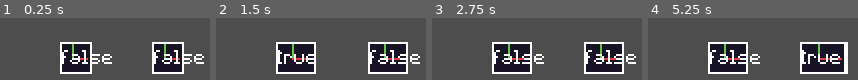
Above: before the commit, frames 1-4 (left to right).
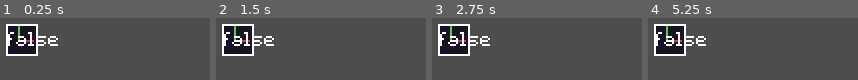
Above: after the commit, the same moments.

Repository: ARKANYOTA/globs
Game: Godot game, scene res://scenes/main.tscn
The game is run twice, just before and just after one commit, with the same random seed, the same clock (stepped at 60 frames per second) and the same inputs.
Inputs (mouse positions are in pixels of both pictures, inside the frame that each line leads up to):
- Up to frame 1 (0.25 s): no input
- Up to frame 2 (1.5 s): tap Enter (ui_accept) at 0.5, 0.77, 1.25 s; move the mouse to (384, 58) at 0.52 s; press the mouse at (384, 58) at 0.53 s; hold Right (ui_right) from 0.53 s (still down); move the mouse to (291, 58) at 1.27 s; release the mouse at (291, 58) at 1.28 s; click (291, 58) at 1.35 s
- Up to frame 3 (2.75 s): tap Enter (ui_accept) at 1.52, 2 s; move the mouse to (outside the picture) at 2.02 s; release Right (ui_right) at 2.03 s; press the mouse at (outside the picture) at 2.03 s; hold Left (ui_left) from 2.03 s (still down)
- Up to frame 4 (5.25 s): tap Enter (ui_accept) at 2.75, 3.02, 3.5, 3.77, 4.25, 4.52 s; move the mouse to (outside the picture) at 2.77 s; release Left (ui_left) at 2.78 s; release the mouse at (outside the picture) at 2.78 s; hold Right (ui_right) 2.78-4.28 s; click (outside the picture) at 2.85 s; move the mouse to (outside the picture) at 3.52 s; press the mouse at (outside the picture) at 3.53 s; move the mouse to (outside the picture) at 4.27 s; release the mouse at (outside the picture) at 4.28 s; hold Left (ui_left) 4.28-5.03 s; click (outside the picture) at 4.35 s; move the mouse to (837, 71) at 5.02 s; press the mouse at (837, 71) at 5.03 s; hold Right (ui_right) from 5.03 s (still down)

The runs differ from the first frame. In frame 1, 26% of the frame differs, in the area x 2-98%, y 9-91%; in frame 2, 29%; in frame 3, 29%; in frame 4, 31%, in the area x 2-96%, y 9-91%.

Commit message:
Click areas & expand function

Diff:
--- a/scenes/block.tscn
+++ b/scenes/block.tscn
@@ -1,28 +1,24 @@
-[gd_scene load_steps=4 format=3 uid="uid://dlw263gusv16s"]
+[gd_scene load_steps=7 format=3 uid="uid://bxmyi1g5jjvs3"]
 
 [ext_resource type="Script" path="res://scripts/block.gd" id="1_eflyf"]
 [ext_resource type="Texture2D" uid="uid://61djxphiwq5h" path="res://assets/images/debug_black.png" id="2_tvf5u"]
 [ext_resource type="PackedScene" uid="uid://catrwka02j1g0" path="res://scenes/click_area.tscn" id="3_h0fp2"]
 [ext_resource type="FontFile" uid="uid://djmgql28si3cf" path="res://assets/fonts/EXEPixelPerfect.ttf" id="3_txxm5"]
 
-[sub_resource type="RectangleShape2D" id="RectangleShape2D_ivd6l"]
+[sub_resource type="RectangleShape2D" id="RectangleShape2D_m1gvo"]
 size = Vector2(16, 16)
 
 [sub_resource type="LabelSettings" id="LabelSettings_arg2h"]
 font = ExtResource("3_txxm5")
 
 [node name="Block" type="CharacterBody2D"]
+collision_mask = 0
 script = ExtResource("1_eflyf")
-is_gravity_enabled = false
-rotatable = null
-up_extendable = null
-up_extend_range = null
-down_extendable = null
-down_extend_range = null
-left_extendable = null
-left_extend_range = null
-right_extendable = null
-right_extend_range = null
+is_gravity_enabled = null
+up_extendable = true
+down_extendable = true
+left_extendable = true
+right_extendable = true
 
 [node name="Sprite" type="Sprite2D" parent="."]
 position = Vector2(8, 8)
@@ -30,13 +26,19 @@
 
 [node name="CollisionShape" type="CollisionShape2D" parent="."]
 position = Vector2(8, 8)
-shape = SubResource("RectangleShape2D_ivd6l")
+shape = SubResource("RectangleShape2D_m1gvo")
 
 [node name="ClickArea" parent="." instance=ExtResource("3_h0fp2")]
 position = Vector2(8, 8)
+debug_color = Color(0.856684, 0.239735, 0.503651, 0.380392)
+
+[node name="ScaleHandle" parent="." instance=ExtResource("3_h0fp2")]
+size = Vector2i(4, 4)
+debug_color = Color(0.717612, 0.616959, 0, 0.521569)
 
 [node name="Label" type="Label" parent="."]
 offset_right = 40.0
 offset_bottom = 23.0
-text = "<Object#null>"
 label_settings = SubResource("LabelSettings_arg2h")
+
+[connection signal="clicked" from="ClickArea" to="." method="_on_click_area_clicked"]
--- a/scenes/click_area.tscn
+++ b/scenes/click_area.tscn
@@ -3,10 +3,11 @@
 [ext_resource type="Script" path="res://scripts/click_area.gd" id="1_lsa4i"]
 
 [sub_resource type="RectangleShape2D" id="RectangleShape2D_id8ij"]
-size = Vector2(16, 16)
+size = Vector2(4, 4)
 
 [node name="ClickArea" type="Area2D"]
 script = ExtResource("1_lsa4i")
+debug_color = Color(0, 0, 0, 1)
 
 [node name="ClickAreaCollisionShape" type="CollisionShape2D" parent="."]
 shape = SubResource("RectangleShape2D_id8ij")
--- a/scenes/main.tscn
+++ b/scenes/main.tscn
@@ -38,11 +38,8 @@
 [node name="CollisionShape2D" type="CollisionShape2D" parent="Game/CharacterBody2D"]
 shape = SubResource("RectangleShape2D_dfcbv")
 
-[node name="Block2" parent="Game" instance=ExtResource("2_0ikgm")]
-position = Vector2(158, 75)
-
-[node name="Block" parent="Game" instance=ExtResource("2_0ikgm")]
-position = Vector2(112, 75)
+[node name="Block" parent="Game" instance=ExtResource("3_7hhsf")]
+position = Vector2(85, 66)
 
 [node name="MenuManager" type="CanvasLayer" parent="."]
 process_mode = 3
--- a/scripts/block.gd
+++ b/scripts/block.gd
@@ -7,27 +7,10 @@
 }
 
 @export var is_gravity_enabled = true
-
 @export var dimensions: Vector2i = Vector2i(16, 16):
 	set(value):
 		dimensions = value
-		var collision_shape = $CollisionShape
-		var click_area = $ClickArea
-		var click_area_collision_shape = $ClickArea/ClickAreaCollisionShape
-		var shape = collision_shape.shape
-		if shape is not RectangleShape2D:
-			print("$CollisionShape.shape is not a RectangleShape2D")
-			return
-
-		# Update size
-		shape.size = value
-		click_area_collision_shape.shape = shape
-
-		# Update position
-		var child_pos: Vector2 = Vector2(dimensions)/2
-		collision_shape.position = child_pos
-		click_area.position = child_pos
-		update_sprite_size(child_pos)
+		_set_dimensions(value)
 
 @export var rotatable: bool = false
 @export_range(-360, 360) var angle: float = 0:
@@ -36,13 +19,9 @@
 		$CollisionShape.rotation_degrees = value
 		$Sprite.rotation_degrees = value
 
-var is_hovered := false
-
 @onready var label := $Label
 
-func expand(direction: Direction, amount: int):
-	if direction == Direction.RIGHT:
-		dimensions.x += amount
+var is_hovered := false
 
 @export_group("Up Extandable")
 @export var up_extendable: bool = false
@@ -60,7 +39,26 @@
 @export var right_extendable: bool = false
 @export var right_extend_range: Vector2i = Vector2i(5, 50)
 
-func update_sprite_size(pos):
+func _set_dimensions(value):
+	var collision_shape = $CollisionShape
+	var click_area = $ClickArea
+	var click_area_collision_shape = $ClickArea/ClickAreaCollisionShape
+	var shape = collision_shape.shape
+	if shape is not RectangleShape2D:
+		print("$CollisionShape.shape is not a RectangleShape2D")
+		return
+
+	# Update size
+	shape.size = value
+	click_area_collision_shape.shape = shape
+
+	# Update position
+	var child_pos: Vector2 = Vector2(dimensions)/2
+	collision_shape.position = child_pos
+	click_area.position = child_pos
+	_update_sprite_size(child_pos)
+
+func _update_sprite_size(pos):
 	var sprite: Sprite2D = $Sprite
 
 	sprite.position = pos
@@ -69,16 +67,27 @@
 	sprite.scale.x = dimensions.x / sprite_size.x
 	sprite.scale.y = dimensions.y / sprite_size.y
 
+func expand(direction: Direction, amount: int):
+	if direction == Direction.RIGHT and right_extendable:
+		dimensions.x += amount
+	elif direction == Direction.LEFT and left_extendable:
+		dimensions.x += amount
+		position.x -= amount
+	elif direction == Direction.DOWN and down_extendable:
+		dimensions.y += amount
+	elif direction == Direction.UP and up_extendable:
+		dimensions.y += amount
+		position.y -= amount
+
 func _ready():
 	dimensions = dimensions
 
 func _process(delta):
+	if Engine.is_editor_hint():
+		return
+
 	var area: ClickArea = $ClickArea
 	label.text = str(area.is_hovered)
-
-	if area.is_hovered:
-		if Input.is_action_just_pressed("left_click"):
-			expand(Direction.RIGHT, 4)
 
 func _physics_process(delta):
 	if is_gravity_enabled and not is_on_floor():
@@ -86,5 +95,5 @@
 
 	move_and_slide()
 
-func _on_scale_handle_mouse_entered():
-	pass # Replace with function body.
+func _on_click_area_clicked():
+	expand(Direction.UP, 4)
--- a/scripts/click_area.gd
+++ b/scripts/click_area.gd
@@ -1,10 +1,40 @@
+@tool
 extends Area2D
 class_name ClickArea
 
+signal clicked
+
+@export var size: Vector2i:
+	set(value):
+		size = value
+		var shape = $ClickAreaCollisionShape
+		if shape:
+			$ClickAreaCollisionShape.shape.size = Vector2(value)
+
+@export var debug_color: Color = Color(1, 0, 1, 0.5):
+	set(value):
+		debug_color = value
+		var shape = $ClickAreaCollisionShape
+		if shape:
+			$ClickAreaCollisionShape.debug_color = value
+
 var is_hovered := false
 
+func _input(event):
+	if Engine.is_editor_hint():
+		return
+
+	if is_hovered and event.is_action_pressed("left_click"):
+		clicked.emit()
+
 func _on_mouse_entered():
+	if Engine.is_editor_hint():
+		return
+
 	is_hovered = true
 
 func _on_mouse_exited():
+	if Engine.is_editor_hint():
+		return
+
 	is_hovered = false
--- a/scripts/main.gd
+++ b/scripts/main.gd
@@ -12,10 +12,7 @@
 	menu_manager.exit_menu()
 
 func _process(delta):
-	if Input.is_action_just_pressed("removeme"):
-		var block = $Game/Block
-		block.dimensions = Vector2(block.dimensions.x + 4, 16)
-		print(block.position)
+	pass
 
 # Quitting
 func quit():
Not shown: 1 places in scenes/main.tscn that only renumber resources
